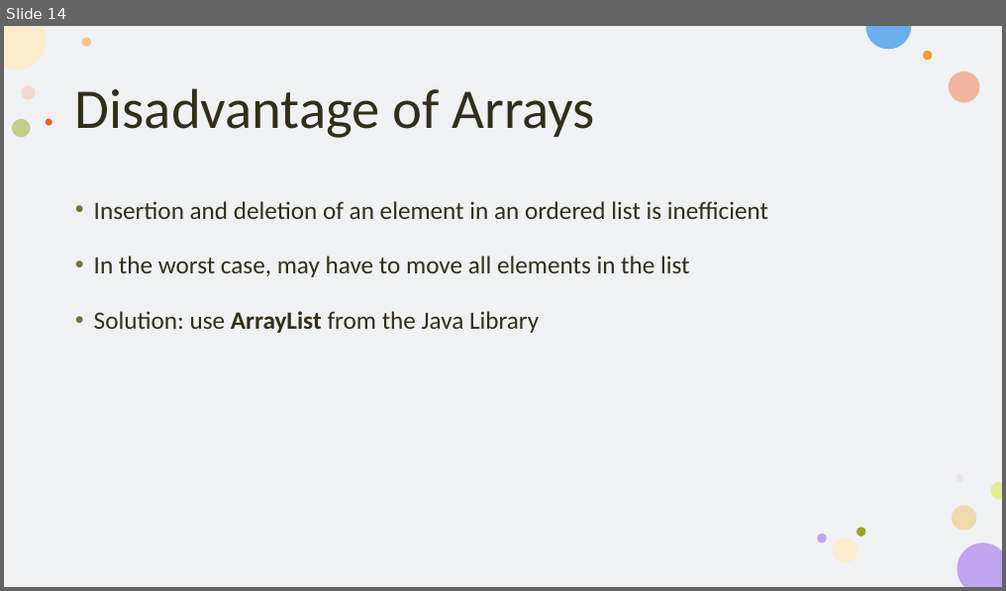
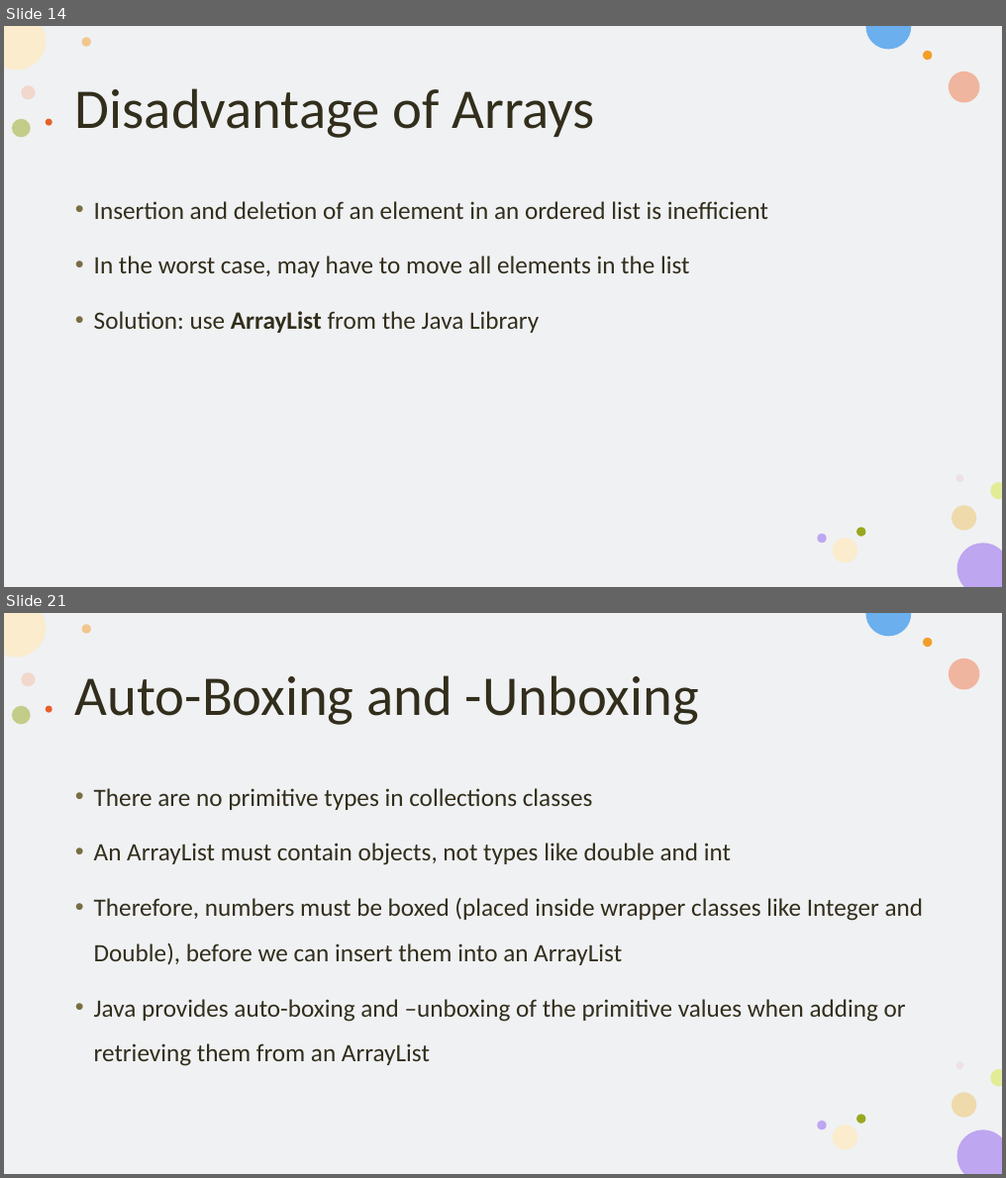
Before and after one commit to KarinaSang/Teaching, a slide deck: AP_Java/Week6/Week6.pptx. Shown one above the other, each under a label of ours: slide 14 before the commit, slides 14 and 21 after it; the slides between them are not shown. The pictures are 1006x591 and 1006x1178 pixels, drawn with LibreOffice and Linux fonts; fonts in the diff are those of the drawing. Boxes give left, top, right and bottom in pixels: in the first picture for what was removed or moved away, otherwise in the second. Text is boxed around its words. In the diff, an @@ line names an element or a change of style, - is before the commit and + after.

```diff
--- a/AP_Java/Week6/Week6.pptx
+++ b/AP_Java/Week6/Week6.pptx
@@ slide 21 added at [4,613,1002,1174], background #FFFFFF; not listed: 16 template elements that a slide beside it also shows @@
@@ title added at [75,675,699,725], 54 pt, text #322E1C @@
+Auto-Boxing and -Unboxing
@@ text added at [94,788,924,1066], 24 pt, text #322E1C @@
+• There are no primitive types in collections classes
+• An ArrayList must contain objects, not types like double and int
+• Therefore, numbers must be boxed (placed inside wrapper classes like Integer and Double), before we can insert them into an ArrayList
+• Java provides auto-boxing and –unboxing of the primitive values when adding or retrieving them from an ArrayList
```
Also in this commit, not shown: 2 slides changed, 8 other slides added, 5 slides removed, 45 other files.
